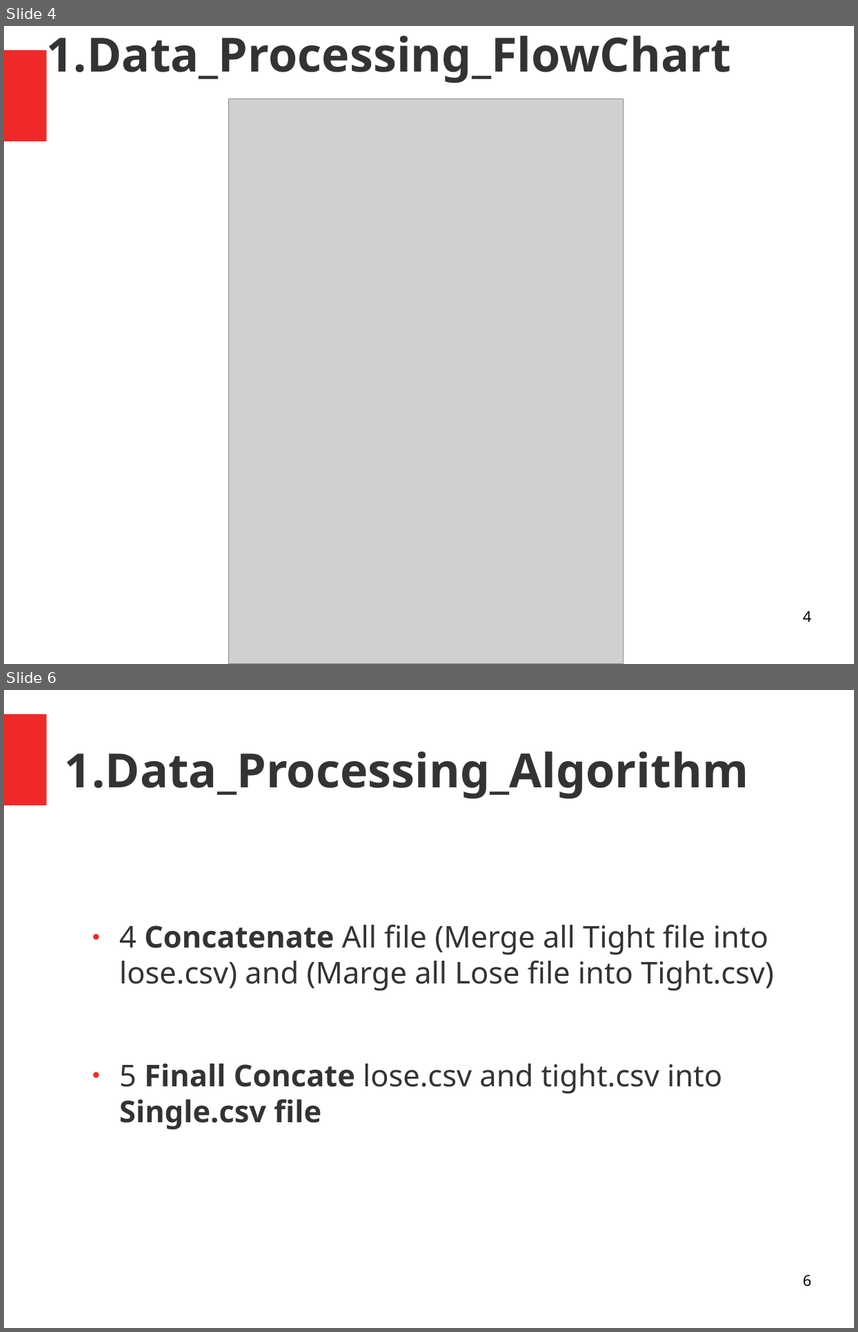
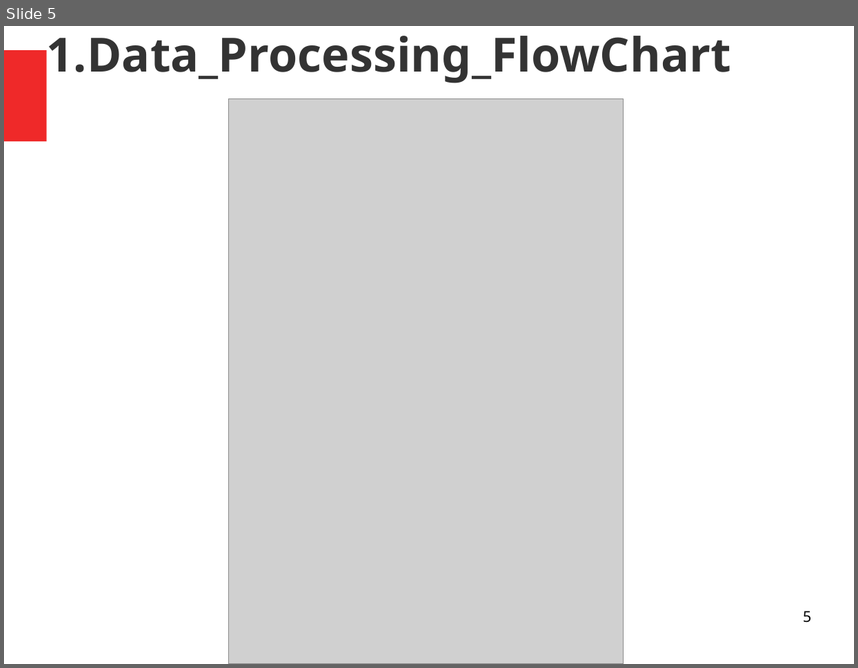
Before and after one commit to vimalv-AI/Redspectra, a slide deck: QMAX_EAGLE_3/doc/Presentations/1_Eagle_Doc.odp. Shown one above the other, each under a label of ours: slides 4 and 6 before the commit, slide 5 after it; the slides between them are not shown. The pictures are 858x1332 and 858x668 pixels, drawn with LibreOffice and Linux fonts; fonts in the diff are those of the drawing; grey boxes stand for pictures. Boxes give left, top, right and bottom in pixels: in the first picture for what was removed or moved away, otherwise in the second. Text is boxed around its words. In the diff, an @@ line names an element or a change of style, - is before the commit and + after.

```diff
--- a/QMAX_EAGLE_3/doc/Presentations/1_Eagle_Doc.odp
+++ b/QMAX_EAGLE_3/doc/Presentations/1_Eagle_Doc.odp
@@ slide 6 removed at [4,690,854,1328], background #FFFFFF; not listed: 1 template element that a slide beside it also shows @@
@@ title removed at [65,751,749,799] @@
-1.Data_Processing_Algorithm
@@ text removed at [119,924,774,1130] @@
-● 4 Concatenate All file (Merge all Tight file into lose.csv) and (Marge all Lose file into Tight.csv)
-● 5 Finall Concate lose.csv and tight.csv into Single.csv file
@@ page number removed at [803,1274,811,1286] @@
-6
@@ what was slide 4 is now slide 5 @@
@@ page number at [803,610,811,622]: text changed @@
-4
+5
```
Also in this commit, not shown: 6 slides changed, 1 slide added, 1 other slide removed, 2 other files.
